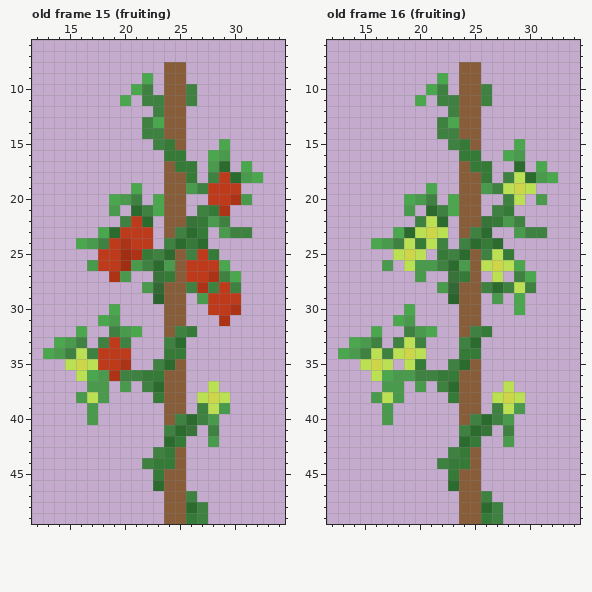
Pixel-art file: main/sprites/plants/tomato.aseprite. That is the earlier state.
50x50 pixels, 16 frames. Colours within 5 levels of each other are drawn and written as one. Shown: old frame 15 (fruiting): x 12..34, y 6..49; old frame 16 (fruiting): x 12..34, y 6..49. The commit also changed other frames, which this record leaves out.
And afterwards:
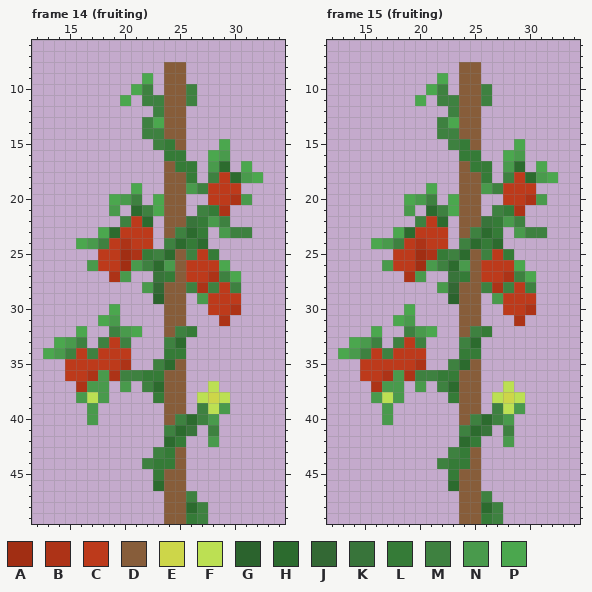
Palette (. is transparent): A #a12e13  B #ad3317  C #bd3a1b  D #875d3a  E #cdd649  F #bce053  G #2b632d  H #2c6b2e  J #336834  K #38743a  L #357b37  M #3e8140  N #499a4c  P #4ba74e
Edits made:
frames 16 -> 15
Frame 14 (fruiting) against old frame 15 (fruiting):
Colour B is added in row 37 at x 16.
Colour B replaces colour P in row 36 at x 17.
Colour C is added in row 36 at x 15.
Colour C replaces colour E in row 35 at x 16.
Colour C replaces colour F in row 34 at x 16; in row 35 at x 15 and 17; in row 36 at x 16.
Frame 15 (fruiting) against old frame 16 (fruiting):
Colour A replaces colour F in row 25 at x 20.
Colour A replaces colour N in row 26 at x 20.
Colour B is added in row 20 at x 30; in row 21 at x 29; in row 25 at x 21; in row 27 at x 19 and 28; in row 30 at x 30; in row 31 at x 29.
Colour B is added in row 37 at x 16.
Colour B replaces colour H in row 28 at x 27.
Colour B replaces colour L in row 24 at x 20; in row 35 at x 20.
Colour B replaces colour N in row 36 at x 19.
Colour B replaces colour P in row 36 at x 17.
Colour C is added in row 26 at x 18; in row 27 at x 26; in row 29 at x 28 and 30; in row 30 at x 28; in row 35 at x 18; in row 36 at x 15.
Colour C replaces colour E in row 19 at x 29; in row 23 at x 21; in row 25 at x 19; in row 26 at x 27; in row 34 at x 19; in row 35 at x 16.
Colour C replaces colour F in row 18 at x 29; in row 19 at x 28 and 30; in row 20 at x 29; in row 22 at x 21; in row 23 at x 20 and 22; in row 24 at x 19 and 21.
Colour C replaces colour F in row 25 at x 18 and 27; in row 26 at x 19, 26 and 28; in row 27 at x 27; in row 28 at x 29; in row 33 at x 19; in row 34 at x 16, 18 and 20.
Colour C replaces colour F in row 35 at x 15, 17 and 19; in row 36 at x 16.
Colour C replaces colour M in row 20 at x 28; in row 24 at x 22.
Colour C replaces colour P in rows 29 to 30 at x 29.
Colour L is added in row 23 at x 27.
Colour N is added in row 17 at x 28.
Changed places in both pictures, as pixel boxes (x1, y1, x2, y2):
changed: (65, 348, 98, 392)
changed: (393, 161, 536, 326)
changed: (360, 337, 426, 392)
